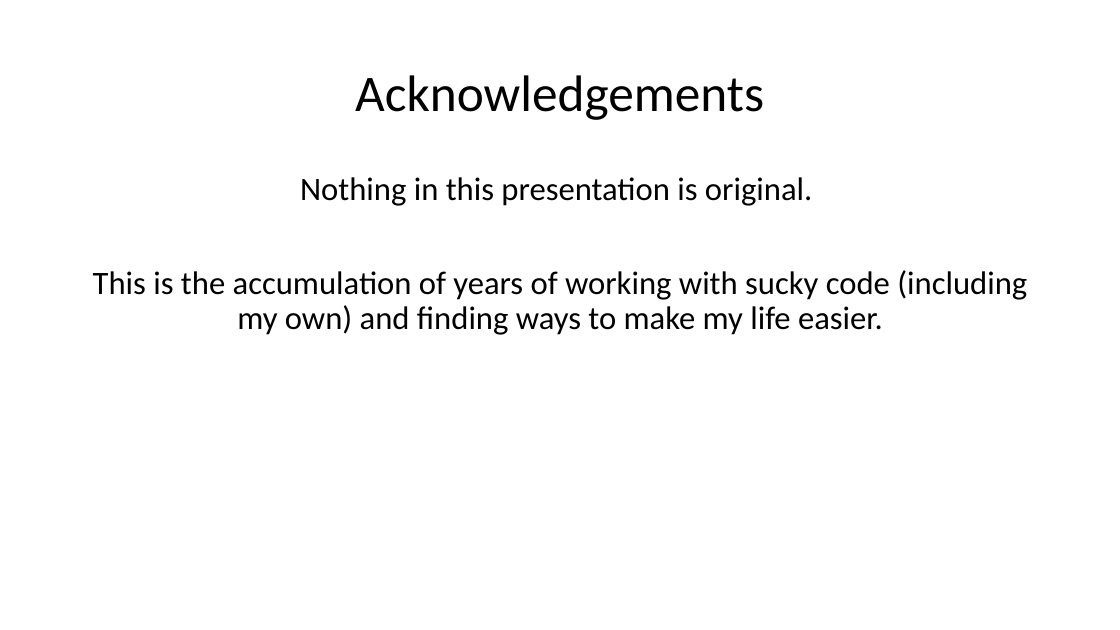
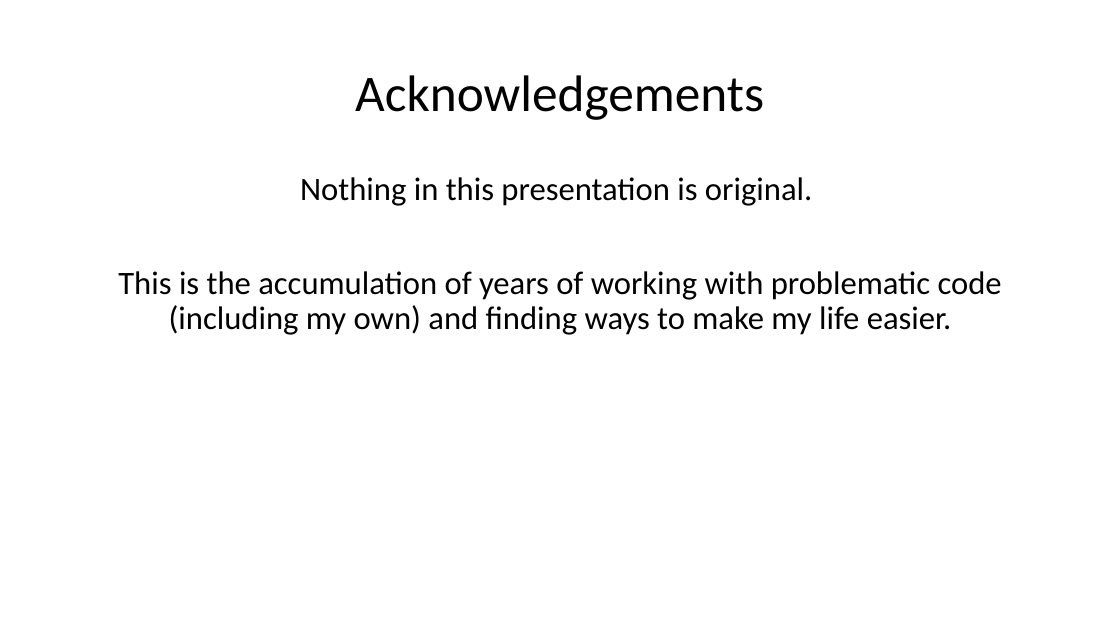
Before and after one commit to aage/fp-makes-life-easier, a slide deck: slide 3 of Presentation/FP-makes-life-easier.pptx. Drawn at 1120x630 pixels with LibreOffice and Linux fonts; fonts in the diff are those of the drawing. Boxes give left, top, right and bottom in pixels: in the first picture for what was removed or moved away, otherwise in the second. Text is boxed around its words. In the diff, an @@ line names an element or a change of style, - is before the commit and + after.

```diff
--- a/Presentation/FP-makes-life-easier.pptx
+++ b/Presentation/FP-makes-life-easier.pptx
@@ text at (x1=118, y1=271, x2=1002, y2=335): text changed @@
-This is the accumulation of years of working with sucky code (including my own) and finding ways to make my life easier.
+This is the accumulation of years of working with problematic code (including my own) and finding ways to make my life easier.
```
Also in this commit, not shown: 6 other slides changed.
